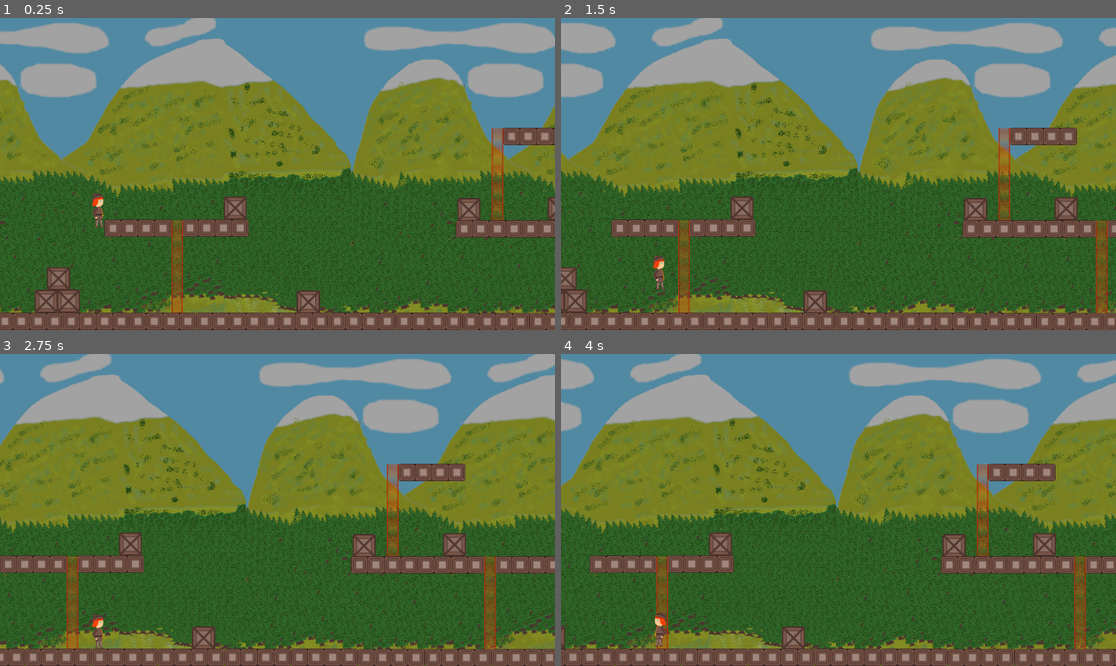
Above: before the commit, frames 1-4 (two rows, left to right).
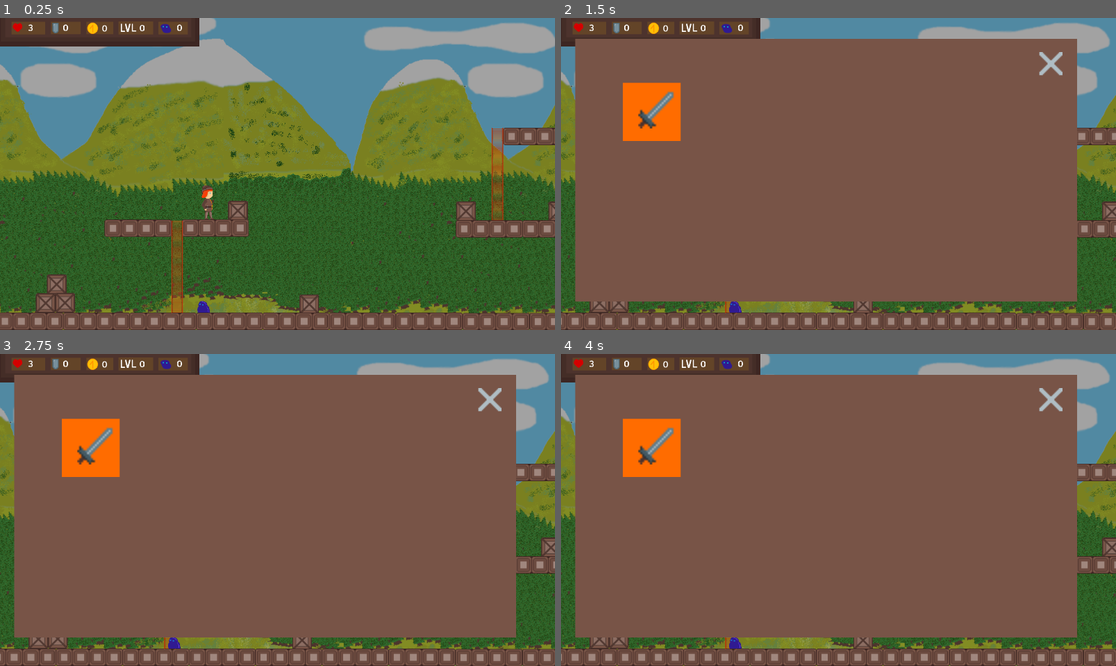
Above: after the commit, the same moments.

Repository: Zer023529/wowgame
Game: Godot game, scene res://Node2D.tscn
The game is run twice, just before and just after one commit, with the same random seed, the same clock (stepped at 60 frames per second) and the same inputs. The project has no main scene, so this scene is started directly.
Inputs (mouse positions are in pixels of both pictures, inside the frame that each line leads up to):
- Up to frame 1 (0.25 s): no input
- Up to frame 2 (1.5 s): move the mouse to (960, 158) at 0.52 s; hold D (ui_right) 0.53-1.28 s; tap E (enventory, bound only after the commit) at 0.6 s; tap Space (ui_select) at 0.77, 1.07 s; click (960, 158) at 0.8 s; move the mouse to (727, 189) at 1.27 s; hold S (ui_down) from 1.28 s (still down); click (727, 189) at 1.35 s
- Up to frame 3 (2.75 s): tap Space (ui_select) at 1.52, 1.55, 1.82, 2.1 s; move the mouse to (333, 441) at 2.02 s; release S (ui_down) at 2.03 s; hold D (ui_right) from 2.03 s (still down); tap E (enventory, bound only after the commit) at 2.3 s
- Up to frame 4 (4 s): move the mouse to (810, 572) at 2.77 s; release D (ui_right) at 2.78 s; hold W (ui_up) 2.78-3.53 s; tap E (enventory, bound only after the commit) at 2.85 s; tap Space (ui_select) at 3.02, 3.32, 3.77, 3.8 s; click (810, 572) at 3.05 s; tap Enter at 3.5 s; move the mouse to (1005, 556) at 3.52 s; hold A (ui_left) from 3.53 s (still down); click (1005, 556) at 3.6 s

The runs differ from the first frame. In frame 1, 4.9% of the frame differs, in the area x 0-100%, y 0-95%; in frame 2, 85%, in the area x 0-100%, y 0-100%; in frame 3, 85%; in frame 4, 85%.

Commit message:
Add files via upload

Diff:
--- a/school_project/Node2D.tscn
+++ b/school_project/Node2D.tscn
@@ -6,6 +6,15 @@
 [ext_resource path="res://objects/platforms/platform.tscn" type="PackedScene" id=4]
 [ext_resource path="res://objects/box/box.tscn" type="PackedScene" id=5]
 [ext_resource path="res://l1.gd" type="Script" id=6]
+[ext_resource path="res://objects/bar/bar.tscn" type="PackedScene" id=7]
+[ext_resource path="res://objects/enventary/eventary.tscn" type="PackedScene" id=8]
+[ext_resource path="res://objects/mobs/mob.tscn" type="PackedScene" id=9]
+
+[sub_resource type="RectangleShape2D" id=1]
+extents = Vector2( 33.75, 457.25 )
+
+[sub_resource type="RectangleShape2D" id=2]
+extents = Vector2( 8.5, 530.5 )
 
 [node name="Node2D" type="Node2D"]
 script = ExtResource( 6 )
@@ -21,28 +30,46 @@
 [node name="Node2D2" parent="levels_elements/BackGround" instance=ExtResource( 2 )]
 position = Vector2( 1531, 6 )
 
+[node name="start" type="Area2D" parent="levels_elements/BackGround"]
+
+[node name="CollisionShape2D" type="CollisionShape2D" parent="levels_elements/BackGround/start"]
+position = Vector2( 257, 644.25 )
+shape = SubResource( 1 )
+
+[node name="obs" type="Area2D" parent="levels_elements/BackGround"]
+
+[node name="obs" type="CollisionShape2D" parent="levels_elements/BackGround/obs"]
+position = Vector2( 624, 558 )
+shape = SubResource( 2 )
+
+[node name="obs2" type="Area2D" parent="levels_elements/BackGround"]
+
+[node name="obs" type="CollisionShape2D" parent="levels_elements/BackGround/obs2"]
+position = Vector2( 1657, 520 )
+shape = SubResource( 2 )
+
 [node name="boxes" type="Node2D" parent="levels_elements"]
 
-[node name="box" parent="levels_elements/boxes" instance=ExtResource( 5 )]
-position = Vector2( 460, 981 )
+[node name="box3" parent="levels_elements/boxes" instance=ExtResource( 5 )]
+position = Vector2( 496, 922 )
+
+[node name="box4" parent="levels_elements/boxes" instance=ExtResource( 5 )]
+position = Vector2( 1123, 667 )
+
+[node name="box5" parent="levels_elements/boxes" instance=ExtResource( 5 )]
+position = Vector2( 1370, 991 )
+
+[node name="box6" parent="levels_elements/boxes" instance=ExtResource( 5 )]
+position = Vector2( 2231, 670 )
+
+[node name="box7" parent="levels_elements/boxes" instance=ExtResource( 5 )]
+position = Vector2( 1912, 669 )
 
 [node name="box2" parent="levels_elements/boxes" instance=ExtResource( 5 )]
-position = Vector2( 537, 980 )
+position = Vector2( 525, 986 )
 
-[node name="box3" parent="levels_elements/boxes" instance=ExtResource( 5 )]
-position = Vector2( 502, 902 )
-
-[node name="box4" parent="levels_elements/boxes" instance=ExtResource( 5 )]
-position = Vector2( 1114, 658 )
-
-[node name="box5" parent="levels_elements/boxes" instance=ExtResource( 5 )]
-position = Vector2( 1367, 983 )
-
-[node name="box6" parent="levels_elements/boxes" instance=ExtResource( 5 )]
-position = Vector2( 2235, 660 )
-
-[node name="box7" parent="levels_elements/boxes" instance=ExtResource( 5 )]
-position = Vector2( 1922, 664 )
+[node name="box" parent="levels_elements/boxes" instance=ExtResource( 5 )]
+position = Vector2( 458, 987 )
 
 [node name="platforms" type="Node2D" parent="levels_elements"]
 
@@ -111,5 +138,17 @@
 [node name="ladder2" parent="levels_elements/ladders" instance=ExtResource( 3 )]
 position = Vector2( 2358, 821 )
 
+[node name="mobs" type="Node2D" parent="levels_elements"]
+
+[node name="mob" parent="levels_elements/mobs" instance=ExtResource( 9 )]
+position = Vector2( 1053, 947 )
+
 [node name="player" parent="." instance=ExtResource( 1 )]
-position = Vector2( 341, 543 )
+position = Vector2( 720, 602 )
+
+[node name="bar" parent="." instance=ExtResource( 7 )]
+position = Vector2( 339, 49 )
+
+[node name="eventary" parent="." instance=ExtResource( 8 )]
+visible = false
+position = Vector2( -24, -22 )
--- a/school_project/l1.gd
+++ b/school_project/l1.gd
@@ -1,4 +1,19 @@
 extends Node2D
 
+var event: bool = false
+
 func _ready():
+
 	scale = get_viewport_rect().size/Vector2(1920,1080)
+	$eventary.hide()
+
+func _process(_delta):
+
+	$player.event = event
+
+	if Input.is_action_just_pressed("enventory"):
+
+		event = true
+		$eventary.show()
+		$eventary/sword/CollisionShape2D.disabled = false
+		$eventary/exit/CollisionShape2D.disabled = false
--- /dev/null
+++ b/school_project/objects/bar/bar.tscn
@@ -0,0 +1,105 @@
+[gd_scene load_steps=14 format=2]
+
+[ext_resource path="res://objects/bar/sprite/pixil-frame-0 (7).png" type="Texture" id=1]
+[ext_resource path="res://objects/bar/sprite/pixil-frame-0 (1).png" type="Texture" id=2]
+[ext_resource path="res://fonts/20930.ttf" type="DynamicFontData" id=3]
+
+[sub_resource type="DynamicFont" id=1]
+size = 32
+font_data = ExtResource( 3 )
+
+[sub_resource type="Theme" id=2]
+default_font = SubResource( 1 )
+
+[sub_resource type="DynamicFont" id=3]
+size = 32
+font_data = ExtResource( 3 )
+
+[sub_resource type="Theme" id=4]
+default_font = SubResource( 3 )
+
+[sub_resource type="DynamicFont" id=5]
+size = 32
+font_data = ExtResource( 3 )
+
+[sub_resource type="Theme" id=6]
+default_font = SubResource( 5 )
+
+[sub_resource type="DynamicFont" id=7]
+size = 32
+font_data = ExtResource( 3 )
+
+[sub_resource type="Theme" id=8]
+default_font = SubResource( 7 )
+
+[sub_resource type="DynamicFont" id=9]
+size = 32
+font_data = ExtResource( 3 )
+
+[sub_resource type="Theme" id=10]
+default_font = SubResource( 9 )
+
+[node name="bar" type="Node2D"]
+
+[node name="Pixil-frame-0(7)" type="Sprite" parent="."]
+texture = ExtResource( 1 )
+
+[node name="Pixil-frame-0(1)" type="Sprite" parent="."]
+position = Vector2( -278, -17 )
+scale = Vector2( 0.8, 0.775 )
+texture = ExtResource( 2 )
+
+[node name="xp" type="Label" parent="."]
+margin_left = -242.0
+margin_top = -39.0
+margin_right = -202.0
+margin_bottom = 5.0
+theme = SubResource( 2 )
+text = "0"
+__meta__ = {
+"_edit_use_anchors_": false
+}
+
+[node name="mobs" type="Label" parent="."]
+margin_left = 272.0
+margin_top = -39.0
+margin_right = 312.0
+margin_bottom = 5.0
+theme = SubResource( 4 )
+text = "0"
+__meta__ = {
+"_edit_use_anchors_": false
+}
+
+[node name="coin" type="Label" parent="."]
+margin_left = 13.0
+margin_top = -37.0
+margin_right = 53.0
+margin_bottom = 7.0
+theme = SubResource( 6 )
+text = "0"
+__meta__ = {
+"_edit_use_anchors_": false
+}
+
+[node name="lvl" type="Label" parent="."]
+margin_left = 143.0
+margin_top = -38.0
+margin_right = 183.0
+margin_bottom = 6.0
+theme = SubResource( 8 )
+text = "0"
+__meta__ = {
+"_edit_use_anchors_": false
+}
+
+[node name="shild" type="Label" parent="."]
+margin_left = -122.0
+margin_top = -39.0
+margin_right = -82.0
+margin_bottom = 5.0
+theme = SubResource( 10 )
+text = "0"
+__meta__ = {
+"_edit_use_anchors_": false
+}
--- a/school_project/objects/box/box.tscn
+++ b/school_project/objects/box/box.tscn
@@ -6,7 +6,7 @@
 extents = Vector2( 20.5, 20 )
 
 [node name="box" type="StaticBody2D"]
-scale = Vector2( 2, 2 )
+scale = Vector2( 1.7, 1.7 )
 
 [node name="Pixil-frame-0(7)" type="Sprite" parent="."]
 texture = ExtResource( 1 )
--- /dev/null
+++ b/school_project/objects/enventary/eventary.gd
@@ -0,0 +1,30 @@
+extends Node2D
+
+var mous_sword: bool = false
+var mous_exit: bool = false
+
+func _process(_delta):
+
+	if Input.is_action_just_pressed("mous_l"):
+
+		if mous_sword:
+			get_parent().get_node('player').in_hand = 'sword'
+
+		if mous_exit:
+
+			$sword/CollisionShape2D.disabled = true
+			$exit/CollisionShape2D.disabled = true
+			get_parent().event = false
+			hide()
+
+func _on_sword_mouse_entered():
+	mous_sword = true
+
+func _on_sword_mouse_exited():
+	mous_sword = false
+
+func _on_Area2D2_mouse_entered():
+	mous_exit = true
+
+func _on_Area2D2_mouse_exited():
+	mous_exit = false
--- /dev/null
+++ b/school_project/objects/enventary/eventary.tscn
@@ -0,0 +1,53 @@
+[gd_scene load_steps=8 format=2]
+
+[ext_resource path="res://objects/enventary/sprites/pixil-frame-0 (11).png" type="Texture" id=1]
+[ext_resource path="res://objects/enventary/sprites/pixil-frame-0 (8).png" type="Texture" id=2]
+[ext_resource path="res://objects/enventary/sprites/pixil-frame-0 (9).png" type="Texture" id=3]
+[ext_resource path="res://objects/enventary/sprites/pixil-frame-0 (10).png" type="Texture" id=4]
+[ext_resource path="res://objects/enventary/eventary.gd" type="Script" id=5]
+
+[sub_resource type="RectangleShape2D" id=1]
+extents = Vector2( 97.75, 98.25 )
+
+[sub_resource type="RectangleShape2D" id=2]
+extents = Vector2( 45.875, 49.25 )
+
+[node name="eventary" type="Node2D"]
+script = ExtResource( 5 )
+
+[node name="Pixil-frame-0(8)" type="Sprite" parent="."]
+position = Vector2( 941.25, 548.5 )
+scale = Vector2( 86.775, 45.45 )
+texture = ExtResource( 2 )
+
+[node name="Pixil-frame-0(10)" type="Sprite" parent="."]
+position = Vector2( 1719, 180 )
+scale = Vector2( 4, 4 )
+texture = ExtResource( 4 )
+
+[node name="sword" type="Area2D" parent="."]
+
+[node name="CollisionShape2D" type="CollisionShape2D" parent="sword"]
+position = Vector2( 337.25, 348.75 )
+shape = SubResource( 1 )
+
+[node name="Pixil-frame-0(11)" type="Sprite" parent="sword"]
+position = Vector2( 338, 347 )
+scale = Vector2( 10, 10 )
+texture = ExtResource( 1 )
+
+[node name="Pixil-frame-0(9)" type="Sprite" parent="sword/Pixil-frame-0(11)"]
+position = Vector2( 2.1, -1.3 )
+scale = Vector2( 0.675, 0.695 )
+texture = ExtResource( 3 )
+
+[node name="exit" type="Area2D" parent="."]
+
+[node name="CollisionShape2D" type="CollisionShape2D" parent="exit"]
+position = Vector2( 1716.88, 181.75 )
+shape = SubResource( 2 )
+
+[connection signal="mouse_entered" from="sword" to="." method="_on_sword_mouse_entered"]
+[connection signal="mouse_exited" from="sword" to="." method="_on_sword_mouse_exited"]
+[connection signal="mouse_entered" from="exit" to="." method="_on_Area2D2_mouse_entered"]
+[connection signal="mouse_exited" from="exit" to="." method="_on_Area2D2_mouse_exited"]
--- a/school_project/objects/ladder/ladder.tscn
+++ b/school_project/objects/ladder/ladder.tscn
@@ -3,7 +3,7 @@
 [ext_resource path="res://objects/ladder/sprites/pixil-frame-0 (6).png" type="Texture" id=1]
 
 [sub_resource type="RectangleShape2D" id=1]
-extents = Vector2( 20, 162.5 )
+extents = Vector2( 20, 165 )
 
 [node name="ladder" type="Area2D"]
 
@@ -23,5 +23,5 @@
 texture = ExtResource( 1 )
 
 [node name="CollisionShape2D" type="CollisionShape2D" parent="."]
-position = Vector2( 0, 36.5 )
+position = Vector2( 0, 34 )
 shape = SubResource( 1 )
--- /dev/null
+++ b/school_project/objects/mobs/mob.gd
@@ -0,0 +1,120 @@
+extends KinematicBody2D
+
+var gravity_f: int = -500
+var speed: int = 200
+var speed_to_player: int
+
+var event: bool = false
+var speed_b: bool = false
+var atack: bool = false
+var move: bool = true
+var was_jump: bool = false
+
+func _ready():
+	$sprite_m.play()
+
+
+func _physics_process(delta):
+
+	randomize()
+
+	event = get_parent().get_parent().get_parent().event
+
+	if !event:
+
+		if !was_jump:
+
+			if is_on_wall():
+				gravity_f = 0
+
+			else:
+				gravity_f = -500
+
+		if abs(get_parent().get_parent().get_parent().get_node("player").position.x - (position.x+get_parent().position.x+get_parent().get_parent().position.x)) < 500 and abs(get_parent().get_parent().get_parent().get_node("player").position.y - (position.y+get_parent().position.y+get_parent().get_parent().position.y)) < 100 and !atack:
+
+			$move_timer.stop()
+			move = true
+
+			if get_parent().get_parent().get_parent().get_node("player").position.x - (position.x+get_parent().position.x+get_parent().get_parent().position.x) < 0:
+
+				speed = -200
+				$Area2D/CollisionShape2D.position.x = -35
+				$sprite_m.flip_h = false
+
+			else:
+
+				$sprite_m.flip_h = true
+				$Area2D/CollisionShape2D.position.x = 35
+				speed = 200
+
+		elif move and !atack:
+
+			move = false
+
+			if randi()%2 == 1:
+
+				speed = -200
+				$Area2D/CollisionShape2D.position.x = -35
+				$sprite_m.flip_h = false
+
+			else:
+
+				$sprite_m.flip_h = true
+				$Area2D/CollisionShape2D.position.x = 35
+				speed = 200
+
+			$move_timer.wait_time = randi()%2 + 2
+			$move_timer.start()
+
+		position.x += speed * delta
+		position.y -= gravity_f * delta
+
+	move_and_slide(Vector2(0,0))
+
+func jump():			# Функция прыжка
+
+	for x in range(20):			# Вверх
+
+		gravity_f = 400 - (x)*(x)
+		yield(get_tree().create_timer(0.01),"timeout")
+
+	for x in range(20):		# Вниз
+
+		gravity_f = -400 + (20-x)*(20-x)
+		yield(get_tree().create_timer(0.01),"timeout")
+
+	was_jump = false
+
+func _on_move_timer_timeout():
+	move = true
+
+func _on_Area2D_body_entered(body):
+
+	if body.get_child(0).name != 'sprite_m':
+
+		if !was_jump:
+			was_jump = true
+			jump()
+
+func _on_Area2D_area_entered(area):
+
+	if area.name == 'start' or area.get_child(0).name == 'obs':
+		speed *= -1
+
+		if $sprite_m.flip_h:
+			$sprite_m.flip_h = false
+			$Area2D/CollisionShape2D.position.x = 35
+
+		else:
+			$sprite_m.flip_h = true
+			$Area2D/CollisionShape2D.position.x = -35
+
+func _on_Area2D2_body_entered(body):
+
+	if body.name == 'player':
+		body.xp -= 1
+
+		atack = true
+
+func _on_Timer_timeout():
+	atack = false
--- /dev/null
+++ b/school_project/objects/mobs/mob.tscn
@@ -0,0 +1,54 @@
+[gd_scene load_steps=8 format=2]
+
+[ext_resource path="res://objects/mobs/sprites/pixil-frame-0 (8).png" type="Texture" id=1]
+[ext_resource path="res://objects/mobs/sprites/pixil-frame-0 (9).png" type="Texture" id=2]
+[ext_resource path="res://objects/mobs/mob.gd" type="Script" id=3]
+
+[sub_resource type="SpriteFrames" id=1]
+animations = [ {
+"frames": [ ExtResource( 1 ), ExtResource( 2 ) ],
+"loop": true,
+"name": "default",
+"speed": 3.0
+} ]
+
+[sub_resource type="RectangleShape2D" id=2]
+extents = Vector2( 10, 2 )
+
+[sub_resource type="RectangleShape2D" id=3]
+extents = Vector2( 36.75, 10 )
+
+[sub_resource type="RectangleShape2D" id=4]
+extents = Vector2( 20.5, 18 )
+
+[node name="mob" type="KinematicBody2D"]
+script = ExtResource( 3 )
+
+[node name="sprite_m" type="AnimatedSprite" parent="."]
+frames = SubResource( 1 )
+
+[node name="CollisionShape2D" type="CollisionShape2D" parent="."]
+position = Vector2( 0, 23 )
+shape = SubResource( 2 )
+
+[node name="Area2D" type="Area2D" parent="."]
+
+[node name="CollisionShape2D" type="CollisionShape2D" parent="Area2D"]
+position = Vector2( -33.25, 5 )
+shape = SubResource( 3 )
+
+[node name="move_timer" type="Timer" parent="."]
+
+[node name="Timer" type="Timer" parent="."]
+
+[node name="Area2D2" type="Area2D" parent="."]
+
+[node name="CollisionShape2D" type="CollisionShape2D" parent="Area2D2"]
+position = Vector2( 0.5, 5 )
+shape = SubResource( 4 )
+
+[connection signal="area_entered" from="Area2D" to="." method="_on_Area2D_area_entered"]
+[connection signal="body_entered" from="Area2D" to="." method="_on_Area2D_body_entered"]
+[connection signal="timeout" from="move_timer" to="." method="_on_move_timer_timeout"]
+[connection signal="timeout" from="Timer" to="." method="_on_Timer_timeout"]
+[connection signal="body_entered" from="Area2D2" to="." method="_on_Area2D2_body_entered"]
--- a/school_project/objects/player/player.gd
+++ b/school_project/objects/player/player.gd
@@ -5,81 +5,103 @@
 var speed_up: int = 250
 var gravity_f: int = -500
 
+var xp: int = 3
+var shild: int = 0
+var coin: int = 0
+
 var can_jump: bool = false
 var was_jump: bool = false
 var on_ladder: bool = false
 var ladder_up: bool = false
 var ledder_bag: bool = false
+var event: bool = false
+
+var in_hand = 'nothing'
 
 onready var ladder_pos: int
 
 func _ready():
 
 	$sprite.play()
+	$sword.hide()
 
 func _physics_process(delta):
 
-	if is_on_wall() and !was_jump:			# Если игрок на земле
-		gravity_f = 0
+	if !event:
 
-	else:
+		get_parent().get_node("bar/xp").text = str(xp)
+		get_parent().get_node("bar/shild").text = str(shild)
+		get_parent().get_node("bar/coin").text = str(coin)
 
-		if !was_jump:		# проверка на прыжок
-			gravity_f = -500
+		if is_on_wall() and !was_jump:			# Если игрок на земле
+			gravity_f = 0
 
-		$sprite.animation = 'stay'
+		else:
 
-		position.y -= gravity_f * delta
+			if !was_jump:		# проверка на прыжок
+				gravity_f = -500
 
-	if Input.is_action_pressed("ui_left") and speed_left != 0:		# Движение влево
+			$sprite.animation = 'stay'
 
-		$sprite.animation = 'walk'
-		$sprite.flip_h = true
-		get_parent().get_child(0).position.x += speed_left * delta
+			position.y -= gravity_f * delta
 
-	elif Input.is_action_pressed("ui_right") and speed_right != 0:		# Движение вправо
+		if Input.is_action_pressed("ui_left") and speed_left != 0:		# Движение влево
 
-		$sprite.animation = 'walk'
-		$sprite.flip_h = false
-		get_parent().get_child(0).position.x -= speed_right * delta
+			$sprite.animation = 'walk'
+			$sprite.flip_h = true
+			$sword/sword_img.flip_h = true
+			$sword/sword_img.position.x = -8
+			$Area2D/CollisionShape2D.position.x = -6
+			get_parent().get_child(0).position.x += speed_left * delta
 
-	elif Input.is_action_just_released("ui_left") or Input.is_action_just_released("ui_right"):				# Анимация стояния
-		$sprite.animation = 'stay'
+		elif Input.is_action_pressed("ui_right") and speed_right != 0:		# Движение вправо
 
-	if Input.is_action_just_pressed("ui_select") and is_on_wall() and !was_jump:				# Прыжок
+			$sprite.animation = 'walk'
+			$sprite.flip_h = false
+			$sword/sword_img.flip_h = false
+			$sword/sword_img.position.x = 8
+			$Area2D/CollisionShape2D.position.x = 2
+			get_parent().get_child(0).position.x -= speed_right * delta
 
-		was_jump = true
-		jump()
+		elif Input.is_action_just_released("ui_left") or Input.is_action_just_released("ui_right"):				# Анимация стояния
+			$sprite.animation = 'stay'
 
-	elif Input.is_action_pressed("ui_up") and on_ladder and !ladder_up:		#Поднятие по лесенке вверх
+		if Input.is_action_just_pressed("ui_select") and is_on_wall() and !was_jump:				# Прыжок
 
-		position.x = ladder_pos + get_parent().get_child(0).position.x
-		position.y -= speed_up * delta
+			was_jump = true
+			jump()
 
-		speed_left = 0
-		speed_right = 0
+		elif Input.is_action_pressed("ui_up") and on_ladder and !ladder_up:		#Поднятие по лесенке вверх
 
-	elif Input.is_action_pressed("ui_down") and on_ladder:			#Спуск по лесенке
+			position.x = ladder_pos + get_parent().get_child(0).position.x
+			position.y -= speed_up * delta
 
-		position.x = ladder_pos + get_parent().get_child(0).position.x
-
-		if !is_on_wall():
-
-			position.y += speed_up * delta
 			speed_left = 0
 			speed_right = 0
 
-		else:
-			ledder_bag = true
+		elif Input.is_action_pressed("ui_down") and on_ladder:			#Спуск по лесенке
 
-	if ledder_bag:			# Исправление бага с лесенкой
-		if Input.is_action_just_pressed("ui_left") or Input.is_action_just_pressed("ui_right"):
+			position.x = ladder_pos + get_parent().get_child(0).position.x
 
-			speed_left = 250
-			speed_right = 250
-			ledder_bag = false
+			if !is_on_wall():
 
-	move_and_slide(Vector2(0,0))		# Это не перемещает игрока, необходимо для работы is_on_wall()
+				position.y += speed_up * delta
+				speed_left = 0
+				speed_right = 0
+
+			else:
+				ledder_bag = true
+
+		if ledder_bag:			# Исправление бага с лесенкой
+			if Input.is_action_just_pressed("ui_left") or Input.is_action_just_pressed("ui_right"):
+
+				speed_left = 250
+				speed_right = 250
+				ledder_bag = false
+
+		hand(in_hand)
+
+		move_and_slide(Vector2(0,0))		# Это не перемещает игрока, необходимо для работы is_on_wall()
 
 func jump():			# Функция прыжка
 
@@ -103,6 +125,11 @@
 
 	if !on_ladder:
 		was_jump = false
+
+func hand(thing):
+
+	if thing == 'sword':
+		$sword.show()
 
 func _on_Area2D_body_entered(body):		#Столкновение с объектами сбоку
 
--- a/school_project/objects/player/player.tscn
+++ b/school_project/objects/player/player.tscn
@@ -1,10 +1,11 @@
-[gd_scene load_steps=10 format=2]
+[gd_scene load_steps=11 format=2]
 
 [ext_resource path="res://objects/player/player.gd" type="Script" id=1]
 [ext_resource path="res://objects/player/sprites/walk/pixil-frame-0 (2).png" type="Texture" id=2]
 [ext_resource path="res://objects/player/sprites/walk/pixil-frame-0 (3).png" type="Texture" id=3]
 [ext_resource path="res://objects/player/sprites/stay.png" type="Texture" id=4]
 [ext_resource path="res://objects/player/sprites/walk/pixil-frame-0.png" type="Texture" id=5]
+[ext_resource path="res://objects/enventary/sprites/pixil-frame-0 (9).png" type="Texture" id=6]
 
 [sub_resource type="SpriteFrames" id=1]
 animations = [ {
@@ -23,10 +24,10 @@
 extents = Vector2( 12, 1.5 )
 
 [sub_resource type="RectangleShape2D" id=3]
-extents = Vector2( 18.5, 57.625 )
+extents = Vector2( 14.5, 57.5 )
 
 [sub_resource type="RectangleShape2D" id=4]
-extents = Vector2( 18, 55 )
+extents = Vector2( 18.5, 52.75 )
 
 [node name="player" type="KinematicBody2D"]
 process_priority = 1
@@ -43,14 +44,21 @@
 [node name="Area2D" type="Area2D" parent="."]
 
 [node name="CollisionShape2D" type="CollisionShape2D" parent="Area2D"]
-position = Vector2( 0, -1.625 )
+position = Vector2( 2, -2 )
 shape = SubResource( 3 )
 
 [node name="Area2D2" type="Area2D" parent="."]
 
 [node name="CollisionShape2D" type="CollisionShape2D" parent="Area2D2"]
-position = Vector2( 0, -4 )
+position = Vector2( -2, -1 )
 shape = SubResource( 4 )
+
+[node name="sword" type="Node2D" parent="."]
+
+[node name="sword_img" type="Sprite" parent="sword"]
+position = Vector2( 8, 11 )
+scale = Vector2( 1.85, 1.6 )
+texture = ExtResource( 6 )
 
 [connection signal="area_entered" from="Area2D" to="." method="_on_Area2D_area_entered"]
 [connection signal="area_exited" from="Area2D" to="." method="_on_Area2D_area_exited"]
--- a/school_project/project.godot
+++ b/school_project/project.godot
@@ -81,6 +81,16 @@
 "deadzone": 0.5,
 "events": [  ]
 }
+enventory={
+"deadzone": 0.5,
+"events": [ Object(InputEventKey,"resource_local_to_scene":false,"resource_name":"","device":0,"alt":false,"shift":false,"control":false,"meta":false,"command":false,"pressed":false,"scancode":69,"physical_scancode":0,"unicode":0,"echo":false,"script":null)
+ ]
+}
+mous_l={
+"deadzone": 0.5,
+"events": [ Object(InputEventMouseButton,"resource_local_to_scene":false,"resource_name":"","device":0,"alt":false,"shift":false,"control":false,"meta":false,"command":false,"button_mask":0,"position":Vector2( 0, 0 ),"global_position":Vector2( 0, 0 ),"factor":1.0,"button_index":1,"pressed":false,"doubleclick":false,"script":null)
+ ]
+}
 
 [physics]
 
Not shown: 1 places in school_project/Node2D.tscn that only renumber resources
Binary file added: school_project/fonts/20652.otf
Binary file added: school_project/fonts/20686.ttf
Binary file added: school_project/fonts/20930.ttf
Binary file added: school_project/objects/bar/sprite/pixil-frame-0 (1).png
Not shown, added: school_project/objects/bar/sprite/pixil-frame-0 (1).png.import
Binary file added: school_project/objects/enventary/sprites/pixil-frame-0 (10).png
Not shown, added: school_project/objects/enventary/sprites/pixil-frame-0 (10).png.import
Binary file added: school_project/objects/enventary/sprites/pixil-frame-0 (11).png
Not shown, added: school_project/objects/enventary/sprites/pixil-frame-0 (11).png.import
Binary file added: school_project/objects/enventary/sprites/pixil-frame-0 (8).png
Not shown, added: school_project/objects/enventary/sprites/pixil-frame-0 (8).png.import
(and 6 more such lines)
